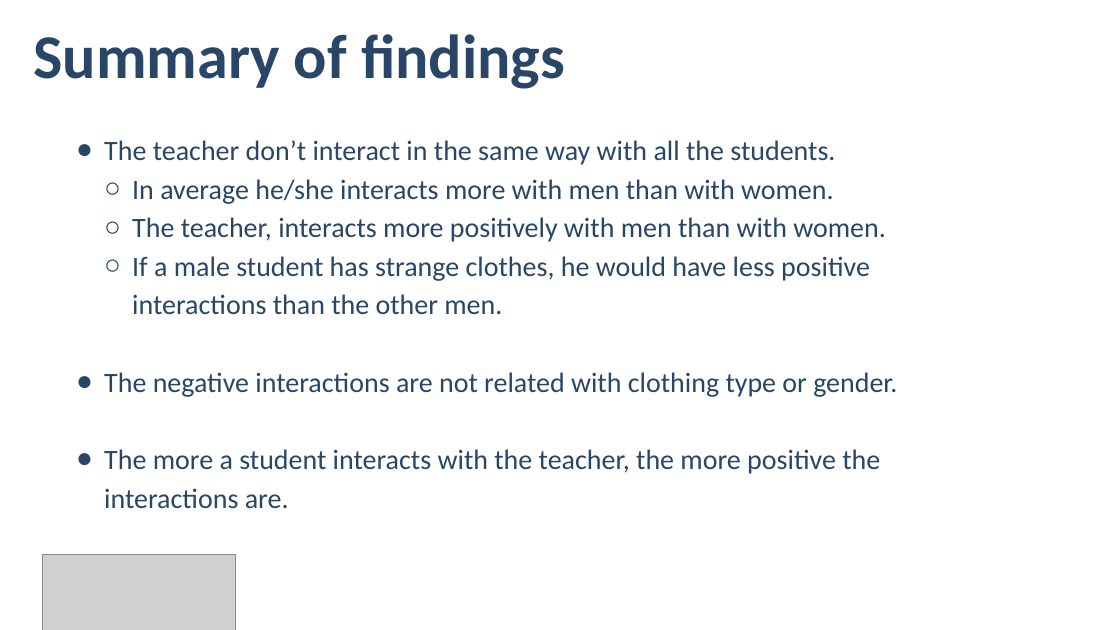
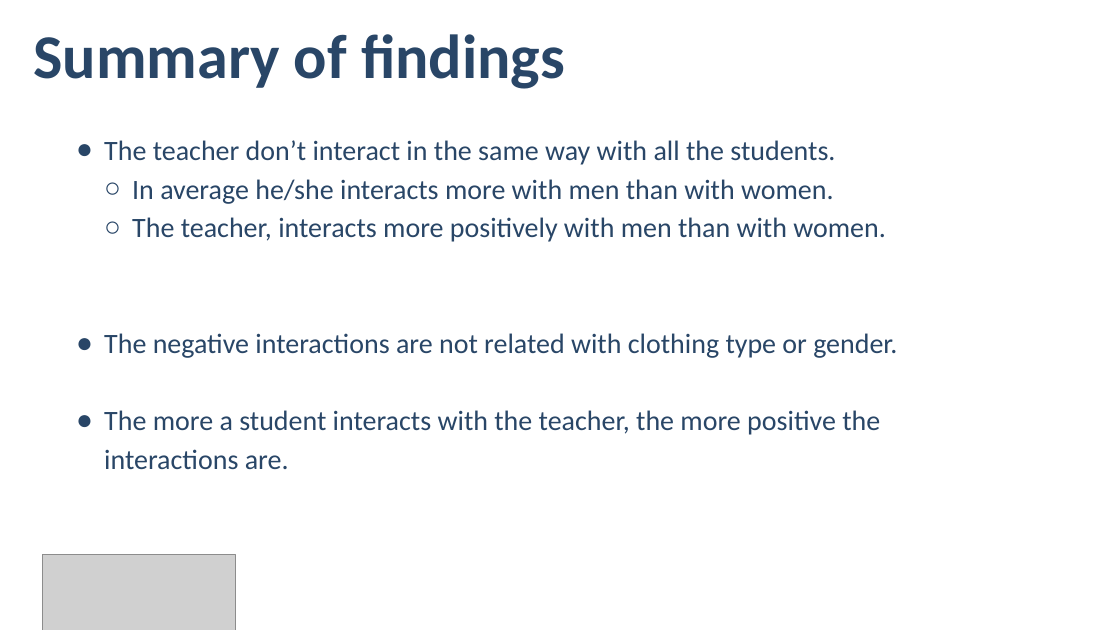
Before and after one commit to ogrnz/analytics-consulting, a slide deck: slide 26 of A/Presentation Case A.pptx (slide 23 before the commit). Drawn at 1120x630 pixels with LibreOffice and Linux fonts; fonts in the diff are those of the drawing; grey boxes stand for pictures; background and template pictures are left out. Boxes give left, top, right and bottom in pixels: in the first picture for what was removed or moved away, otherwise in the second. Text is boxed around its words. In the diff, an @@ line names an element or a change of style, - is before the commit and + after.

```diff
--- a/A/Presentation Case A.pptx
+++ b/A/Presentation Case A.pptx
@@ text at (132, 256, 870, 314): paragraph removed @@
-  ○ If a male student has strange clothes, he would have less positive interactions than the other men.
```
Also in this commit, not shown: 10 other slides changed, 4 slides added, 2 slides removed.
